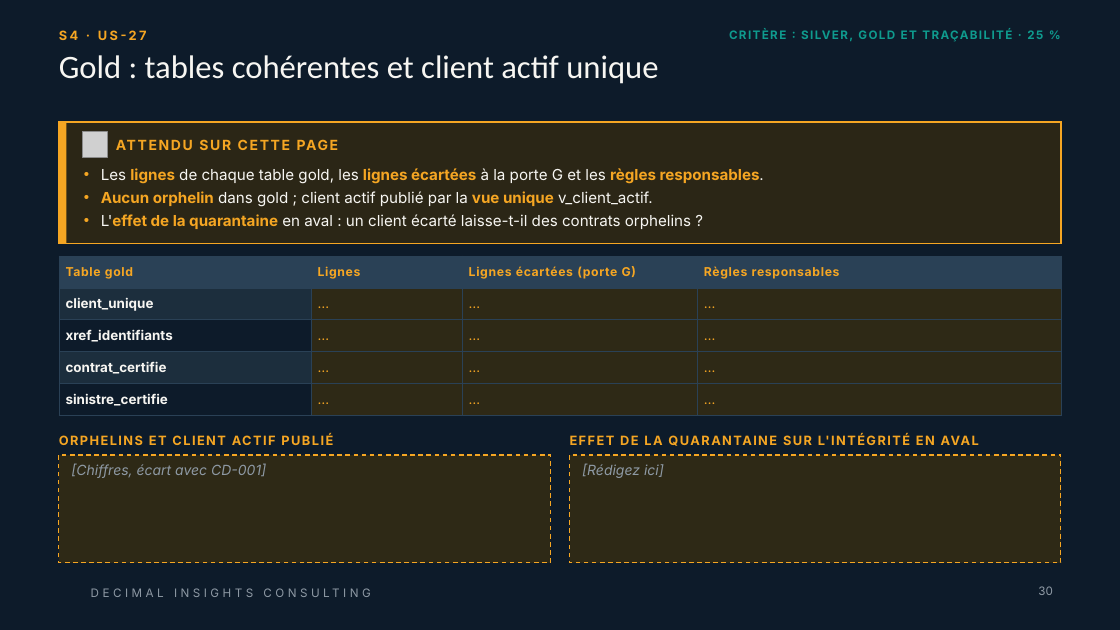
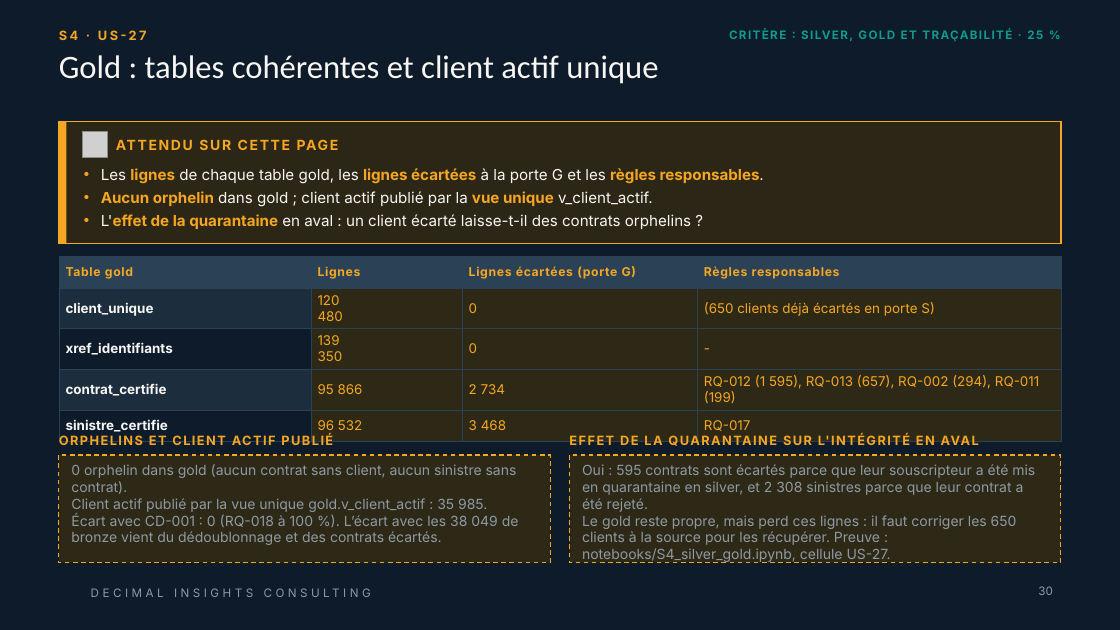
Before and after one commit to linam02/td-qualite-g04, a slide deck: slide 30 of livrables/Livrable_Groupe_TD_AssurConnect [Enregistrement automatique].pptx. Drawn at 1120x630 pixels with LibreOffice and Linux fonts; fonts in the diff are those of the drawing; grey boxes stand for pictures; background and template pictures are left out. Boxes give left, top, right and bottom in pixels: in the first picture for what was removed or moved away, otherwise in the second. Text is boxed around its words. In the diff, an @@ line names an element or a change of style, - is before the commit and + after.

```diff
--- a/livrables/Livrable_Groupe_TD_AssurConnect [Enregistrement automatique].pptx
+++ b/livrables/Livrable_Groupe_TD_AssurConnect [Enregistrement automatique].pptx
@@ table at [59, 256, 1061, 438] @@
-row 2: client_unique | … | … | …
+row 2: client_unique | 120 / 480 | 0 | (650 clients déjà écartés en porte S)
-row 3: xref_identifiants | … | … | …
+row 3: xref_identifiants | 139 / 350 | 0 | -
-row 4: contrat_certifie | … | … | …
+row 4: contrat_certifie | 95 866 | 2 734 | RQ-012 (1 595), RQ-013 (657), RQ-002 (294), RQ-011 (199)
-row 5: sinistre_certifie | … | … | …
+row 5: sinistre_certifie | 96 532 | 3 468 | RQ-017
@@ borders changed @@
@@ text in rectangle at [71, 464, 519, 545]: text changed; italic off @@
-[Chiffres, écart avec CD-001]
+0 orphelin dans gold (aucun contrat sans client, aucun sinistre sans contrat).
+Client actif publié par la vue unique gold.v_client_actif : 35 985.
+Écart avec CD-001 : 0 (RQ-018 à 100 %). L’écart avec les 38 049 de bronze vient du dédoublonnage et des contrats écartés.
@@ text in rectangle at [582, 464, 1035, 563]: text changed; italic off @@
-[Rédigez ici]
+Oui : 595 contrats sont écartés parce que leur souscripteur a été mis en quarantaine en silver, et 2 308 sinistres parce que leur contrat a été rejeté.
+Le gold reste propre, mais perd ces lignes : il faut corriger les 650 clients à la source pour les récupérer. Preuve : notebooks/S4_silver_gold.ipynb, cellule US-27.
```
Also in this commit, not shown: 38 other slides changed.
